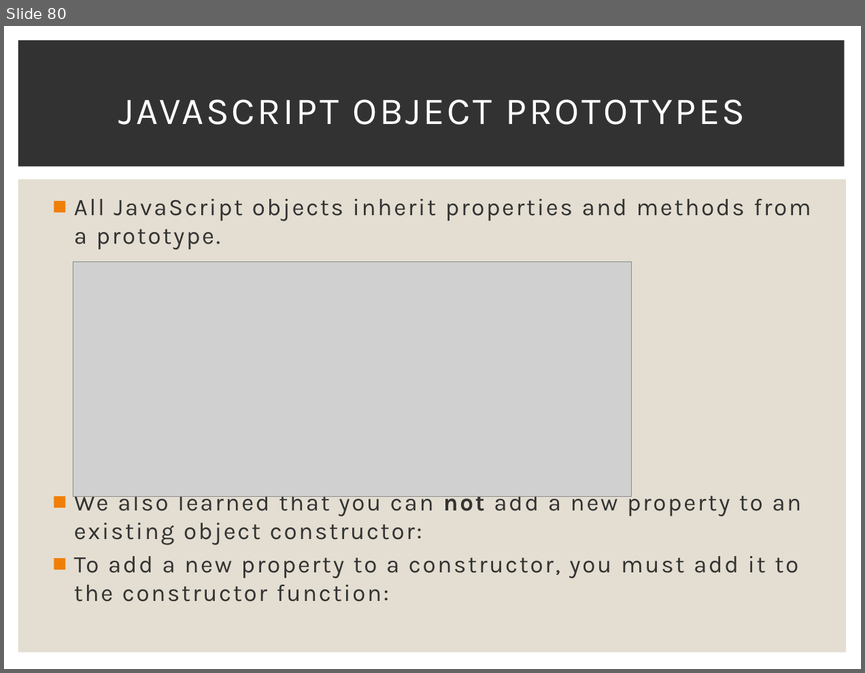
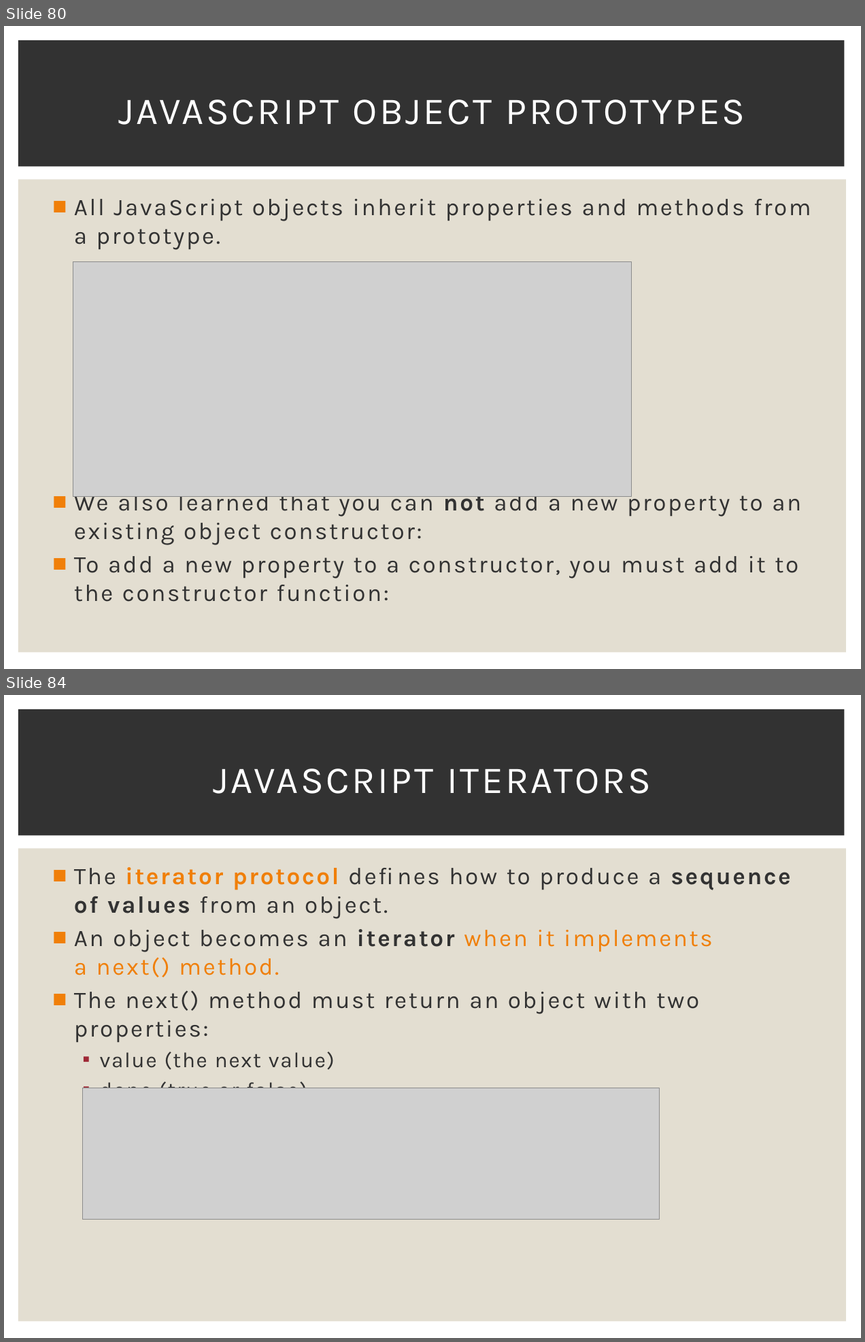
Before and after one commit to Karamihova/Fundamentals-JS, a slide deck: Programming Prep.pptx. Shown one above the other, each under a label of ours: slide 80 before the commit, slides 80 and 84 after it; the slides between them are not shown. The pictures are 865x673 and 865x1342 pixels, drawn with LibreOffice and Linux fonts; fonts in the diff are those of the drawing; grey boxes stand for pictures. Boxes give left, top, right and bottom in pixels: in the first picture for what was removed or moved away, otherwise in the second. Text is boxed around its words. In the diff, an @@ line names an element or a change of style, - is before the commit and + after.

Commit message:
Study Objects and Classes

```diff
--- a/Programming Prep.pptx
+++ b/Programming Prep.pptx
@@ slide 84 added at (4,695,861,1338), background #FFFFFF; not listed: 2 template elements that a slide beside it also shows @@
@@ title added at (213,768,651,794), 32 pt, text #FFFFFF @@
+JAVASCRIPT ITERATORS
@@ text added at (74,867,791,1088), 20 pt, text #323232 @@
+■ The iterator protocol defines how to produce a sequence of values from an object.
+■ An object becomes an iterator when it implements a next() method.
+■ The next() method must return an object with two properties:
+  ▪ value (the next value)
+  ▪ done (true or false)
@@ picture added at (83,1087,660,1219) @@
```
Also in this commit, not shown: 1 slide changed, 21 other slides added, 3 other files.
